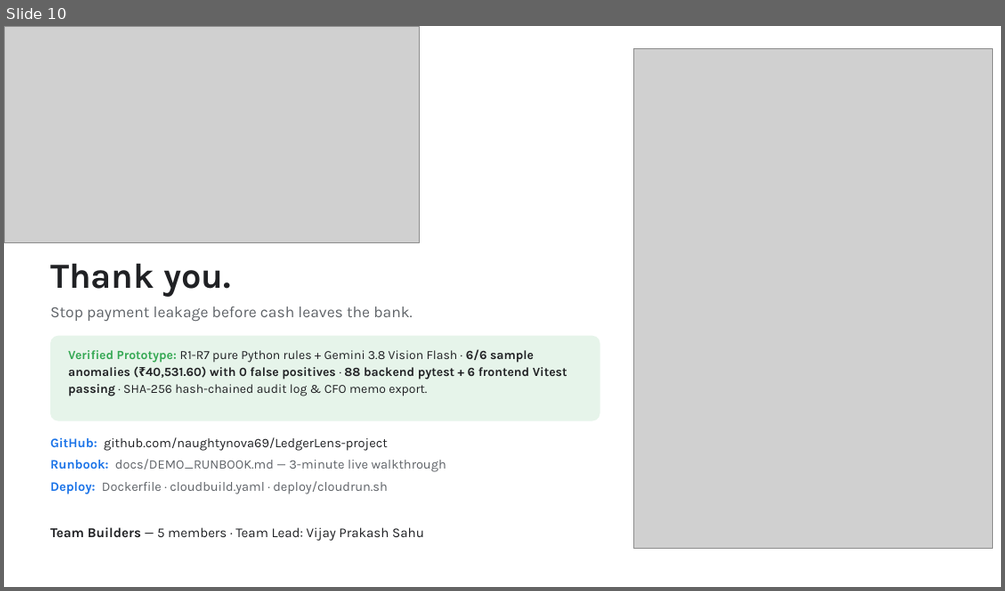
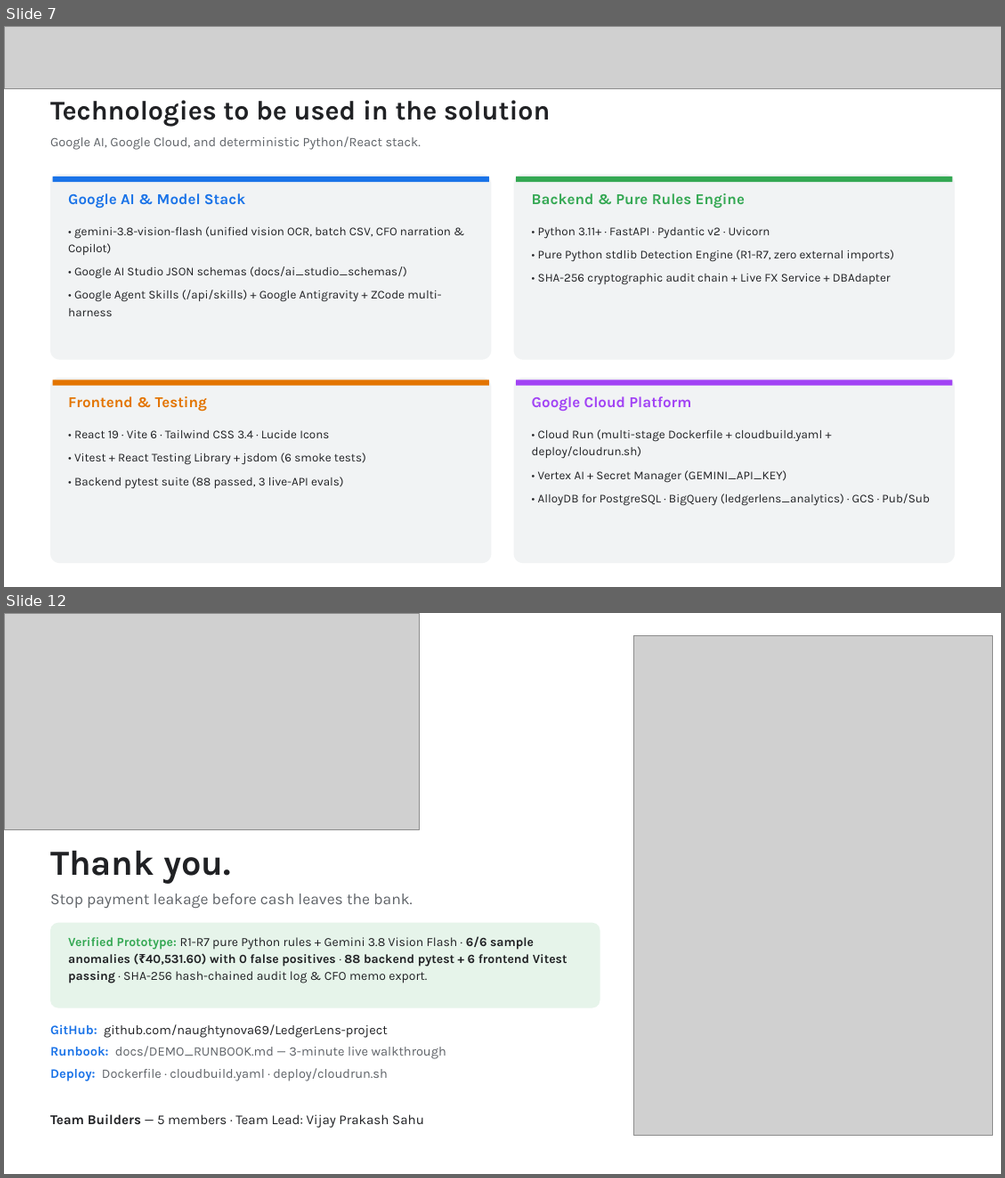
Before and after one commit to naughtynova69/LedgerLens-project, a slide deck: docs/presentation/LedgerLens_Startup_Buildathon_Submission.pptx. Shown one above the other, each under a label of ours: slide 10 before the commit, slides 7 and 12 after it; the slides between them are not shown. The pictures are 1005x591 and 1005x1178 pixels, drawn with LibreOffice and Linux fonts; fonts in the diff are those of the drawing; grey boxes stand for pictures. Boxes give left, top, right and bottom in pixels: in the first picture for what was removed or moved away, otherwise in the second. Text is boxed around its words. In the diff, an @@ line names an element or a change of style, - is before the commit and + after.

Commit message:
docs(presentation): align PPTX strictly to 12-slide Buildathon Prototype Submission template

```diff
--- a/docs/presentation/LedgerLens_Startup_Buildathon_Submission.pptx
+++ b/docs/presentation/LedgerLens_Startup_Buildathon_Submission.pptx
@@ slide 7 added at (4, 26, 1001, 587), background #FFFFFF @@
@@ picture added at (4, 26, 1001, 89) @@
@@ text added at (50, 100, 550, 127), 26 pt, text #202124, bold @@
+Technologies to be used in the solution
@@ text added at (50, 136, 421, 150), 12.5 pt, text #5F6368 @@
+Google AI, Google Cloud, and deterministic Python/React stack.
@@ rounded rectangle added at (50, 174, 492, 360), fill #F1F3F4 @@
@@ rectangle added at (53, 176, 489, 182), fill #1A73E8 @@
@@ rounded rectangle added at (514, 174, 955, 360), fill #F1F3F4 @@
@@ rectangle added at (517, 176, 953, 182), fill #34A853 @@
@@ text added at (68, 193, 245, 208), 14.5 pt, text #1A73E8, bold @@
+Google AI & Model Stack
@@ text added at (532, 193, 744, 208), 14.5 pt, text #34A853, bold @@
+Backend & Pure Rules Engine
@@ text added at (68, 226, 451, 316), 11.5 pt, text #202124 @@
+• gemini-3.8-vision-flash (unified vision OCR, batch CSV, CFO narration & Copilot)
+• Google AI Studio JSON schemas (docs/ai_studio_schemas/)
+• Google Agent Skills (/api/skills) + Google Antigravity + ZCode multi-harness
@@ text added at (538, 227, 894, 285), 11.5 pt, text #202124 @@
+• Python 3.11+ · FastAPI · Pydantic v2 · Uvicorn
+• Pure Python stdlib Detection Engine (R1-R7, zero external imports)
+• SHA-256 cryptographic audit chain + Live FX Service + DBAdapter
@@ rounded rectangle added at (50, 378, 492, 563), fill #F1F3F4 @@
@@ rectangle added at (53, 379, 489, 385), fill #E37400 @@
@@ text added at (68, 396, 207, 411), 14.5 pt, text #E37400, bold @@
+Frontend & Testing
@@ rounded rectangle added at (514, 378, 955, 563), fill #F1F3F4 @@
@@ rectangle added at (517, 379, 953, 385), fill #A142F4 @@
@@ text added at (532, 396, 691, 410), 14.5 pt, text #A142F4, bold @@
+Google Cloud Platform
@@ text added at (74, 430, 366, 488), 11.5 pt, text #202124 @@
+• React 19 · Vite 6 · Tailwind CSS 3.4 · Lucide Icons
+• Vitest + React Testing Library + jsdom (6 smoke tests)
+• Backend pytest suite (88 passed, 3 live-API evals)
@@ text added at (532, 429, 930, 506), 11.5 pt, text #202124 @@
+• Cloud Run (multi-stage Dockerfile + cloudbuild.yaml + deploy/cloudrun.sh)
+• Vertex AI + Secret Manager (GEMINI_API_KEY)
+• AlloyDB for PostgreSQL · BigQuery (ledgerlens_analytics) · GCS · Pub/Sub
@@ what was slide 10 is now slide 12 @@
```
Also in this commit, not shown: 6 slides changed, 4 other slides added, 3 slides removed, 1 other file.
